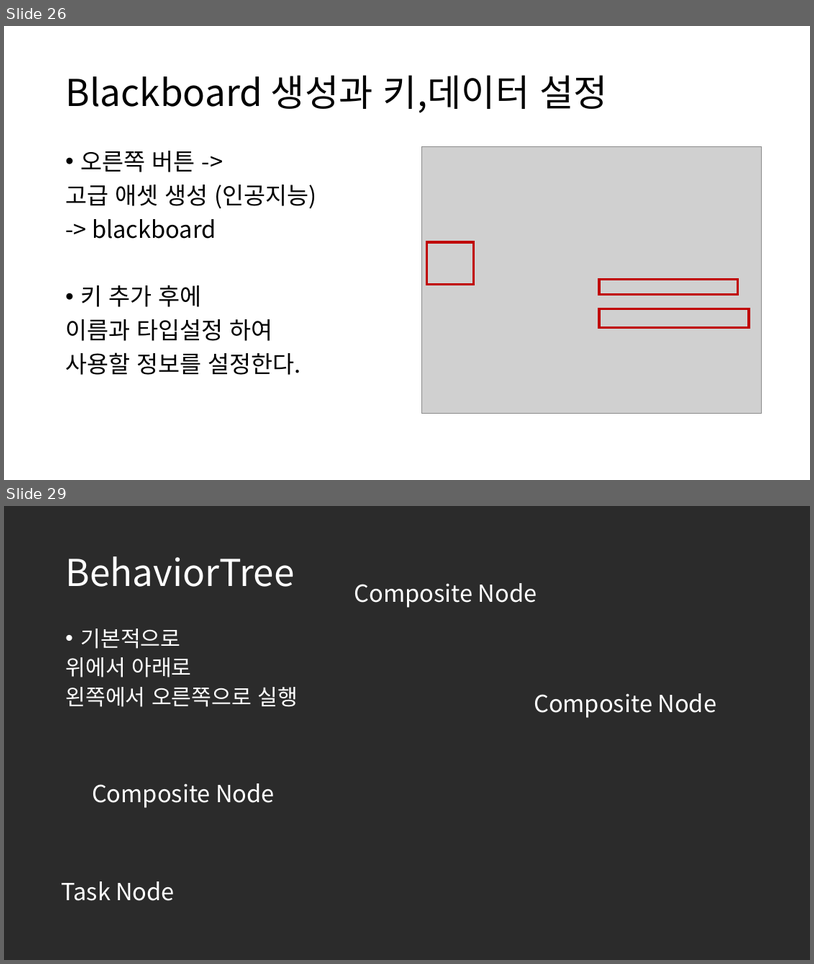
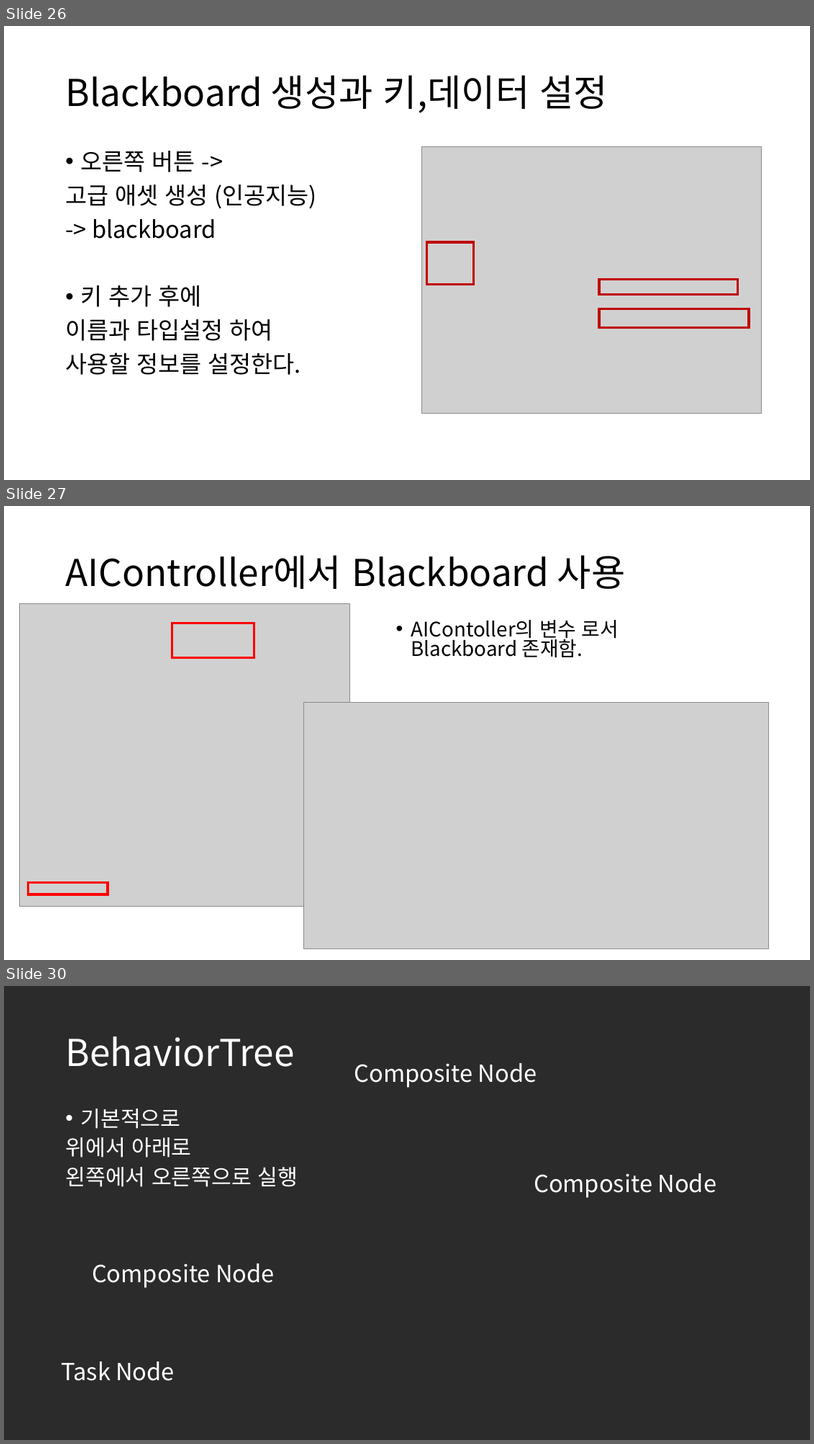
Before and after one commit to ldw9981/UE4_Blueprint, a slide deck: Day04/AI.pptx. Shown one above the other, each under a label of ours: slides 26 and 29 before the commit, slides 26, 27 and 30 after it; the slides between them are not shown. The pictures are 814x964 and 814x1444 pixels, drawn with LibreOffice and Linux fonts; fonts in the diff are those of the drawing; grey boxes stand for pictures; background and template pictures are left out; a plain dark background stands for a picture behind light text. Boxes give left, top, right and bottom in pixels: in the first picture for what was removed or moved away, otherwise in the second. Text is boxed around its words. In the diff, an @@ line names an element or a change of style, - is before the commit and + after.

```diff
--- a/Day04/AI.pptx
+++ b/Day04/AI.pptx
@@ slide 27 added at (x1=4, y1=506, x2=810, y2=960), background #FFFFFF @@
@@ title added at (x1=65, y1=555, x2=625, y2=589), 44 pt, text #000000 @@
+AIController에서 Blackboard 사용
@@ picture added at (x1=20, y1=604, x2=350, y2=906) @@
@@ rectangle added at (x1=172, y1=623, x2=255, y2=658), outline #FF0000 3 pt @@
@@ text added at (x1=412, y1=620, x2=661, y2=658), 23.8 pt, text #000000 @@
+• AIContoller의 변수 로서 Blackboard 존재함. 접근방법
@@ picture added at (x1=304, y1=703, x2=769, y2=949) @@
@@ rectangle added at (x1=28, y1=883, x2=108, y2=894), outline #FF0000 3 pt @@
@@ what was slide 29 is now slide 30 @@
```
Also in this commit, not shown: 5 slides changed, 1 other slide added, 1 slide removed, 10 other files.
